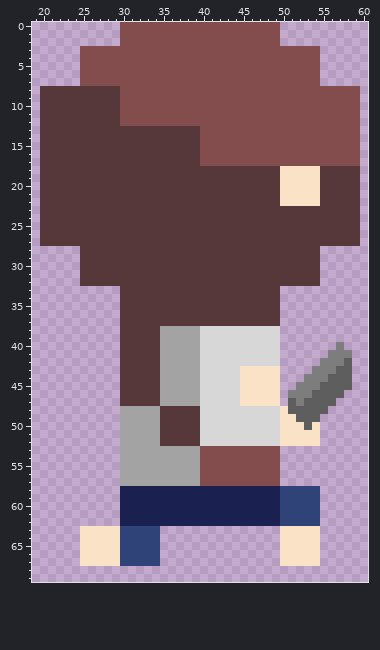
A sprite sheet gets an edit: res/image/player/run_rightup_pistol/run3.png. The picture above is the old version.
The file is 80x80 pixels. Shown: x 19..60, y 0..69.
The result:
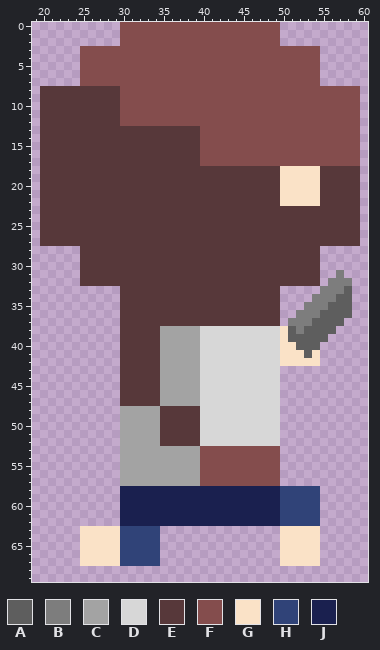
Palette (. is transparent): A #5e5e5e  B #7d7d7d  C #a3a3a3  D #d7d7d7  E #57383a  F #844d4d  G #fae2c7  H #304378  J #1a204f
The exact change:
The author put colour A in row 33 at x 58; in row 34 at x 57 to 58; in row 35 at x 56 to 58; in row 36 at x 55 to 58; in row 37 at x 54 to 57; in row 38 at x 51 and 53 to 56.
The author put colour A in row 39 at x 51 to 55; in row 40 at x 52 to 54; in row 41 at x 53.
The author put colour B in row 31 at x 57; in row 32 at x 56 to 58; in row 33 at x 55 to 57; in row 34 at x 54 to 56; in row 35 at x 53 to 55; in row 36 at x 52 to 54.
The author put colour B in row 37 at x 51 to 53; in row 38 at x 52.
Colour G becomes colour D in rows 43 to 47 at x 45 to 49.
The author put colour G in rows 38 to 39 at x 50; in row 40 at x 50 to 51; in row 41 at x 50 to 52 and 54; in row 42 at x 50 to 54.
Colour A is removed in row 42 at x 58; in row 43 at x 57 to 58; in row 44 at x 56 to 58; in row 45 at x 55 to 58; in row 46 at x 54 to 57; in row 47 at x 51 and 53 to 56.
Colour A is removed in row 48 at x 51 to 55; in row 49 at x 52 to 54; in row 50 at x 53.
Colour B is removed in row 40 at x 57; in row 41 at x 56 to 58; in row 42 at x 55 to 57; in row 43 at x 54 to 56; in row 44 at x 53 to 55; in row 45 at x 52 to 54.
Colour B is removed in row 46 at x 51 to 53; in row 47 at x 52.
Colour G is removed in row 48 at x 50; in row 49 at x 50 to 51; in row 50 at x 50 to 52 and 54; in rows 51 to 52 at x 50 to 54.
Changed places in both pictures, as pixel boxes (x1, y1, x2, y2):
changed: (240, 270, 352, 446)
